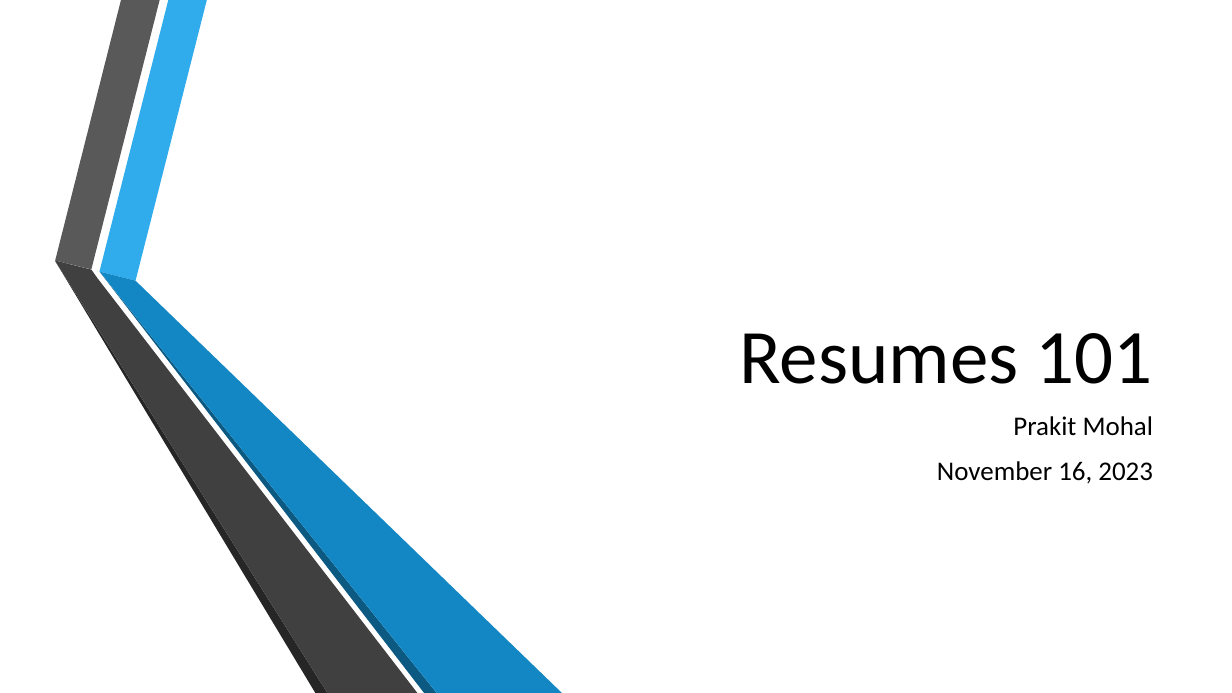
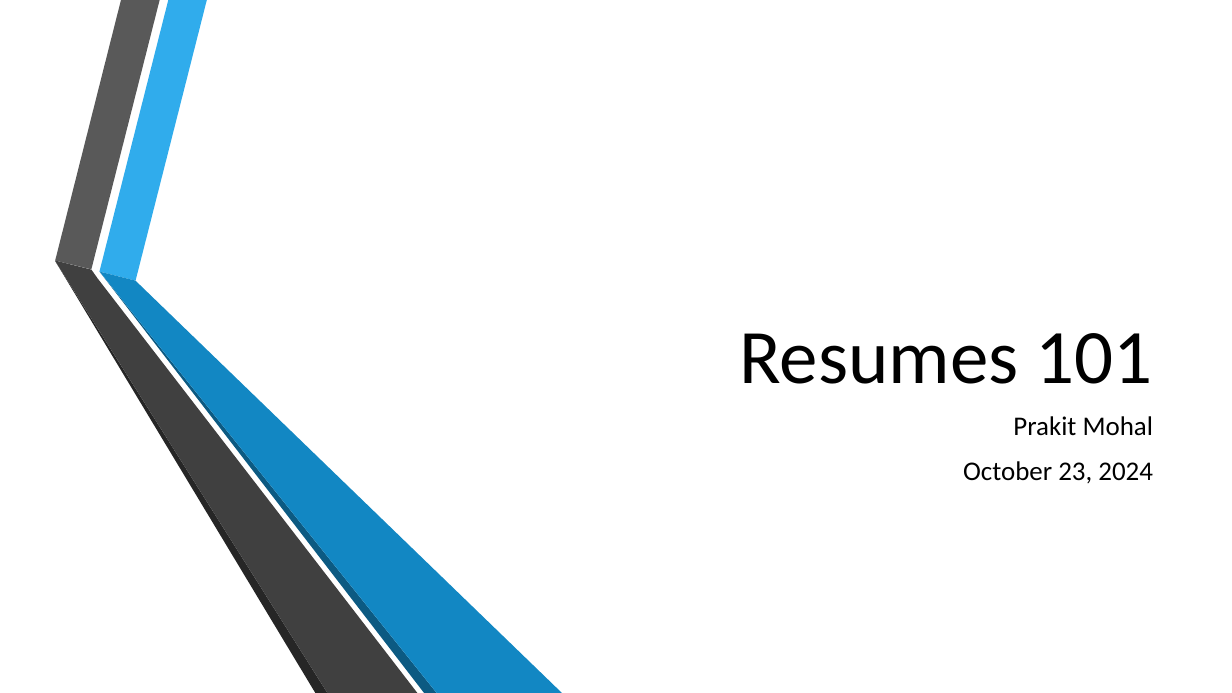
Before and after one commit to prakitmohal/presentations, a slide deck: slide 1 of Resumes 101.pptx. Drawn at 1232x693 pixels with LibreOffice and Linux fonts; fonts in the diff are those of the drawing; background and template pictures are left out. Boxes give left, top, right and bottom in pixels: in the first picture for what was removed or moved away, otherwise in the second. Text is boxed around its words. In the diff, an @@ line names an element or a change of style, - is before the commit and + after.

```diff
--- a/Resumes 101.pptx
+++ b/Resumes 101.pptx
@@ subtitle at box(963, 461, 1153, 483): text changed @@
-November 16, 2023
+October 23, 2024
```
Also in this commit, not shown: 4 other slides changed.
